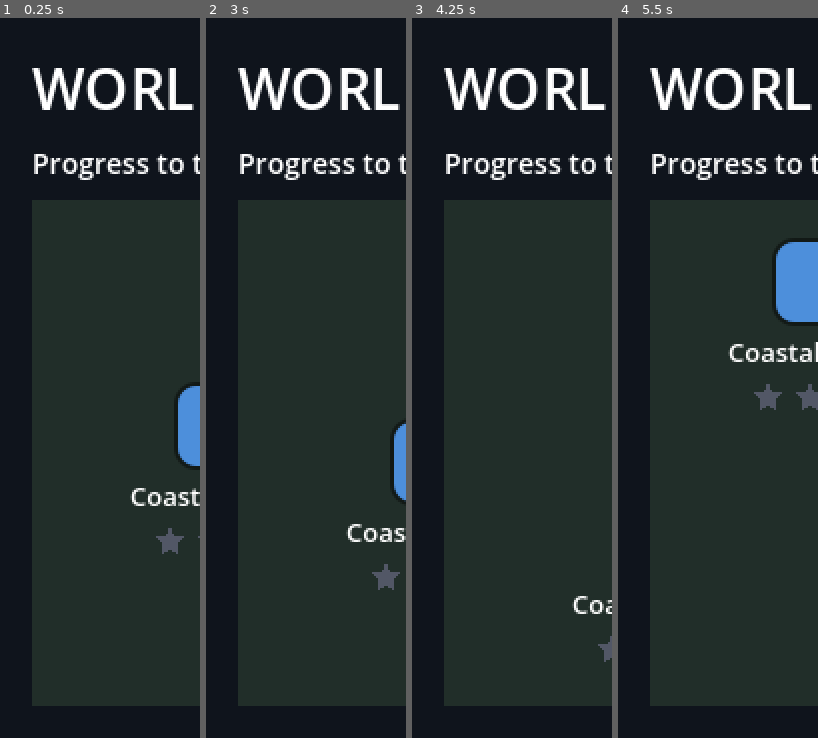
Above: before the commit, frames 1-4 (left to right).
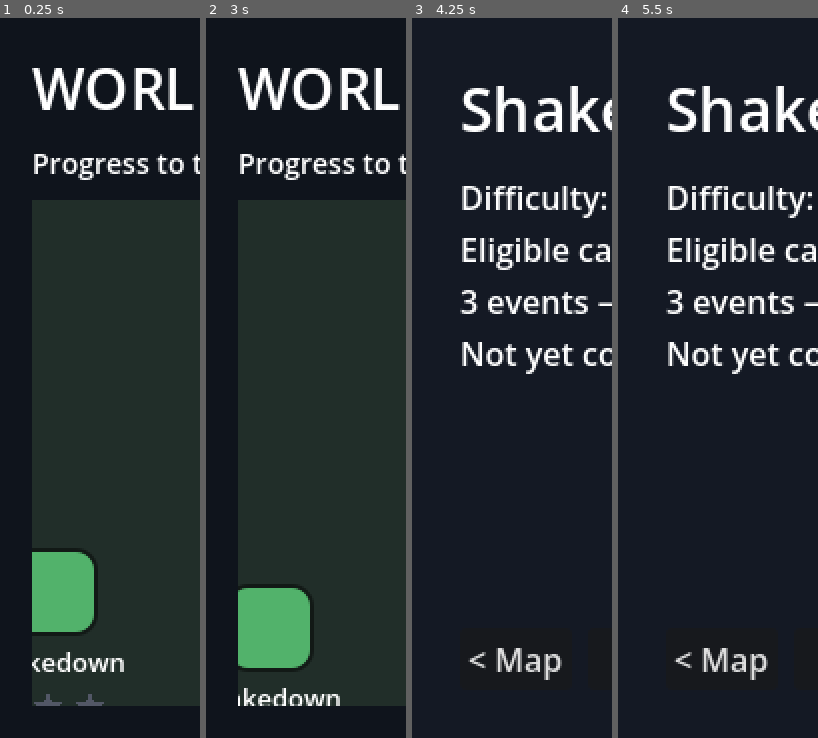
Above: after the commit, the same moments.

Repository: felixxwu/TAPPA
Game: Godot game, scene res://hq.tscn
The game is run twice, just before and just after one commit, with the same random seed, the same clock (stepped at 60 frames per second) and the same inputs.
Inputs (mouse positions are in pixels of both pictures, inside the frame that each line leads up to):
- Up to frame 1 (0.25 s): no input
- Up to frame 2 (3 s): click (258, 594) at 0.52 s; click (310, 658) at 1.25 s, where only the run after the commit has a clickable "< Map"; tap A (steer_left) at 2, 2.75 s; move the mouse to (350, 342) at 2.02 s; hold Right (menu_right) 2.03-2.75 s; tap C (cycle_camera) at 2.1 s; click (350, 342) at 2.17 s; drag from (266, 414) to (296, 522) at 2.77 s
- Up to frame 3 (4.25 s): click (494, 702) at 3.52 s
- Up to frame 4 (5.5 s): tap A (steer_left) at 4.25, 5 s; move the mouse to (738, 219) at 4.27 s; hold Right (menu_right) 4.28-5 s; tap T (toggle_gearbox) at 4.35 s; click (738, 219) at 4.42 s; drag from (708, 522) to (658, 270) at 5.02 s

The runs differ from the first frame. In frame 1, 6.0% of the frame differs, in the area x 16-100%, y 51-96%; in frame 2, 5.7%; in frame 3, 11%; in frame 4, 13%, in the area x 16-100%, y 6-92%.

Commit message:
World map: 1.5x zoom and fix touch-drag panning faster than the finger
- MAP_VIEW_FACTOR 2.0 -> 1.5 so the map is no wider than 1.5x the screen.
- Touch drag (InputEventScreenDrag) deltas arrive in physical screen
  pixels; under the viewport stretch (stretch/mode=viewport, keep_height)
  an un-scaled delta dragged the map several times faster than the finger.
  Convert the delta to logical canvas units via _screen_to_canvas before
  panning. Mouse-motion deltas are already canvas-space and pan 1:1.

Co-Authored-By: Claude Opus 4.8 <noreply@anthropic.com>
Claude-Session: https://claude.ai/code/session_01LNmbsP7S3dv4i5mgMFcxct

Diff:
--- a/rally/scripts/hq.gd
+++ b/rally/scripts/hq.gd
@@ -69,9 +69,9 @@
 # World-map overlay. The map content is larger than the on-screen frame and is
 # panned (dragged) within it; pins ride on the content. The content is sized
 # RELATIVE to the frame (MAP_VIEW_FACTOR × the visible viewport on each axis) so
-# the zoom is consistent across screen sizes — at 2× you can pan one screen's worth
-# in each direction and no more (keeps it from reading as zoomed-in on mobile).
-const MAP_VIEW_FACTOR := 2.0
+# the zoom is consistent across screen sizes — at 1.5× you can pan half a screen's
+# worth in each direction and no more (keeps it from reading as zoomed-in on mobile).
+const MAP_VIEW_FACTOR := 1.5
 var _map_layer: CanvasLayer
 var _map_frame: Control      # the on-screen viewport into the map (clips + pans)
 var _map_content: Control    # the full map plane; panned by moving it
@@ -337,6 +337,19 @@
 func _pan_map(delta: Vector2) -> void:
 	_map_content.position += delta
 	_clamp_map()
+
+
+# Per-axis factor mapping a physical-screen delta to logical canvas units (the
+# inverse of the viewport stretch). 1:1 when there's no stretch (or no window yet).
+func _screen_to_canvas() -> Vector2:
+	var win := get_window()
+	if win == null:
+		return Vector2.ONE
+	var canvas := get_viewport().get_visible_rect().size
+	var screen := Vector2(win.size)
+	return Vector2(
+		canvas.x / screen.x if screen.x > 0.0 else 1.0,
+		canvas.y / screen.y if screen.y > 0.0 else 1.0)
 
 
 # Keep the map plane covering the frame: you can't drag past its edges.
@@ -746,11 +759,17 @@
 	if event is InputEventMouseButton and event.button_index == MOUSE_BUTTON_LEFT:
 		_panning = event.pressed
 	elif event is InputEventMouseMotion and _panning:
+		# Mouse motion deltas are already in the logical canvas space.
 		_pan_map(event.relative)
 	elif event is InputEventScreenTouch:
 		_panning = event.pressed
 	elif event is InputEventScreenDrag:
-		_pan_map(event.relative)
+		# Touch drag deltas arrive in PHYSICAL screen pixels — with the viewport
+		# stretch (project.godot: stretch/mode=viewport, keep_height) the canvas is
+		# rendered at a fixed logical height and scaled up to the device, so an
+		# un-scaled delta drags the map several times faster than the finger. Convert
+		# the delta from screen space back to canvas space first.
+		_pan_map(event.relative * _screen_to_canvas())
 
 
 func _cars_input(event: InputEvent) -> void:
--- a/rally/tests/headless/test_menu_flow.gd
+++ b/rally/tests/headless/test_menu_flow.gd
@@ -85,6 +85,33 @@
 	assert_eq(hq._map_content.position, Vector2.ZERO, "panning is clamped to the near edge")
 
 
+func test_hq_touch_drag_is_scaled_into_canvas_space() -> void:
+	# Touch drag deltas arrive in physical screen pixels; with the viewport stretch
+	# they must be converted to logical canvas units, else the map drags faster than
+	# the finger. A mouse-motion delta, already in canvas space, pans 1:1.
+	var hq: Node3D = load("res://hq.tscn").instantiate()
+	add_child_autofree(hq)
+	await get_tree().process_frame
+	hq._map_frame.size = Vector2(800, 400)
+	hq._size_map()
+	var factor: Vector2 = hq._screen_to_canvas()
+
+	hq._map_content.position = Vector2.ZERO
+	var drag := InputEventScreenDrag.new()
+	drag.relative = Vector2(-40, -20)
+	hq._map_input(drag)
+	assert_eq(hq._map_content.position, Vector2(-40, -20) * factor,
+		"a touch drag pans by its delta converted to canvas space")
+
+	hq._map_content.position = Vector2.ZERO
+	hq._panning = true
+	var motion := InputEventMouseMotion.new()
+	motion.relative = Vector2(-40, -20)
+	hq._map_input(motion)
+	assert_eq(hq._map_content.position, Vector2(-40, -20),
+		"a mouse drag (already canvas-space) pans 1:1")
+
+
 func _pin_for(hq: Node3D, rally_id: String) -> Button:
 	for pin in _map_pins(hq):
 		if String((pin as Button).get_meta("rally_id", "")) == rally_id:
Not shown, changed: rally/features/menus.md
